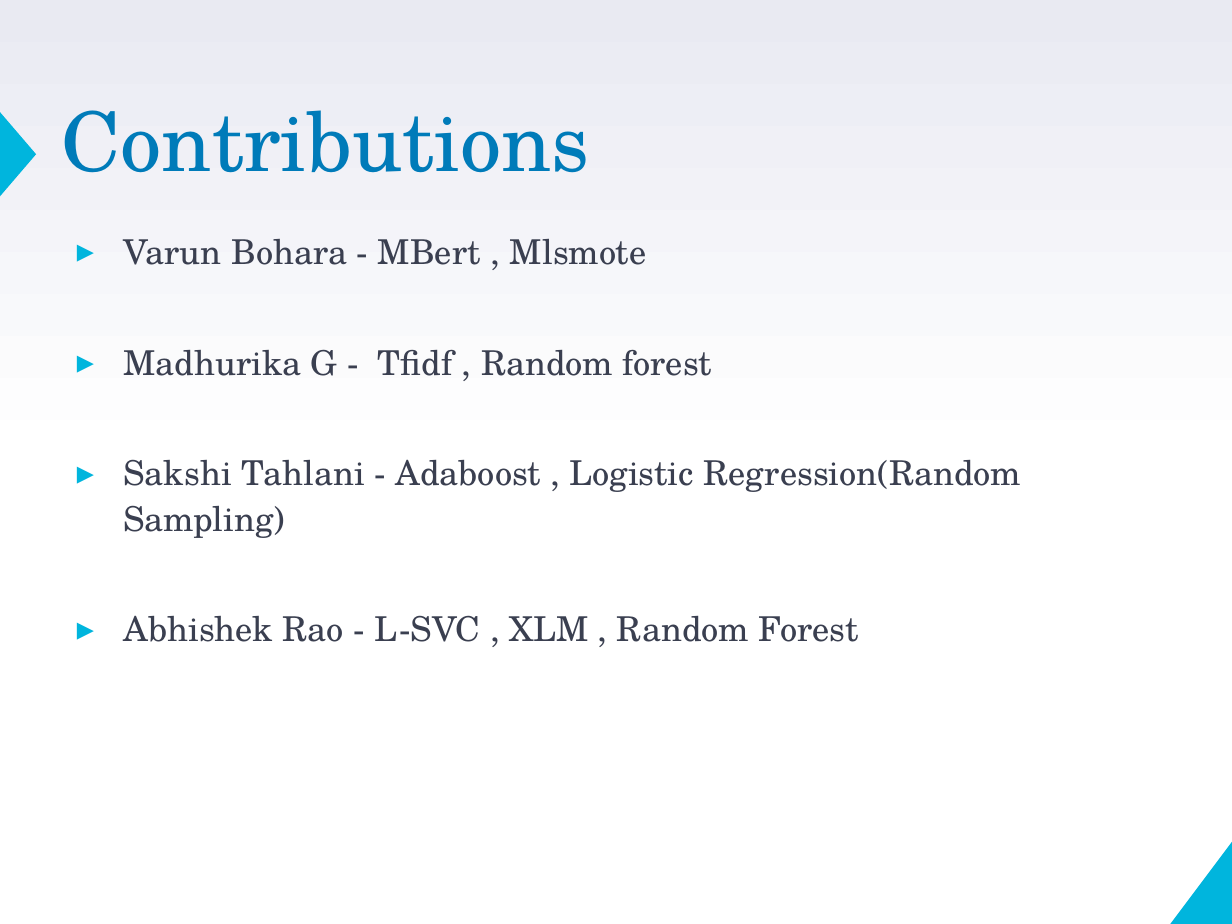
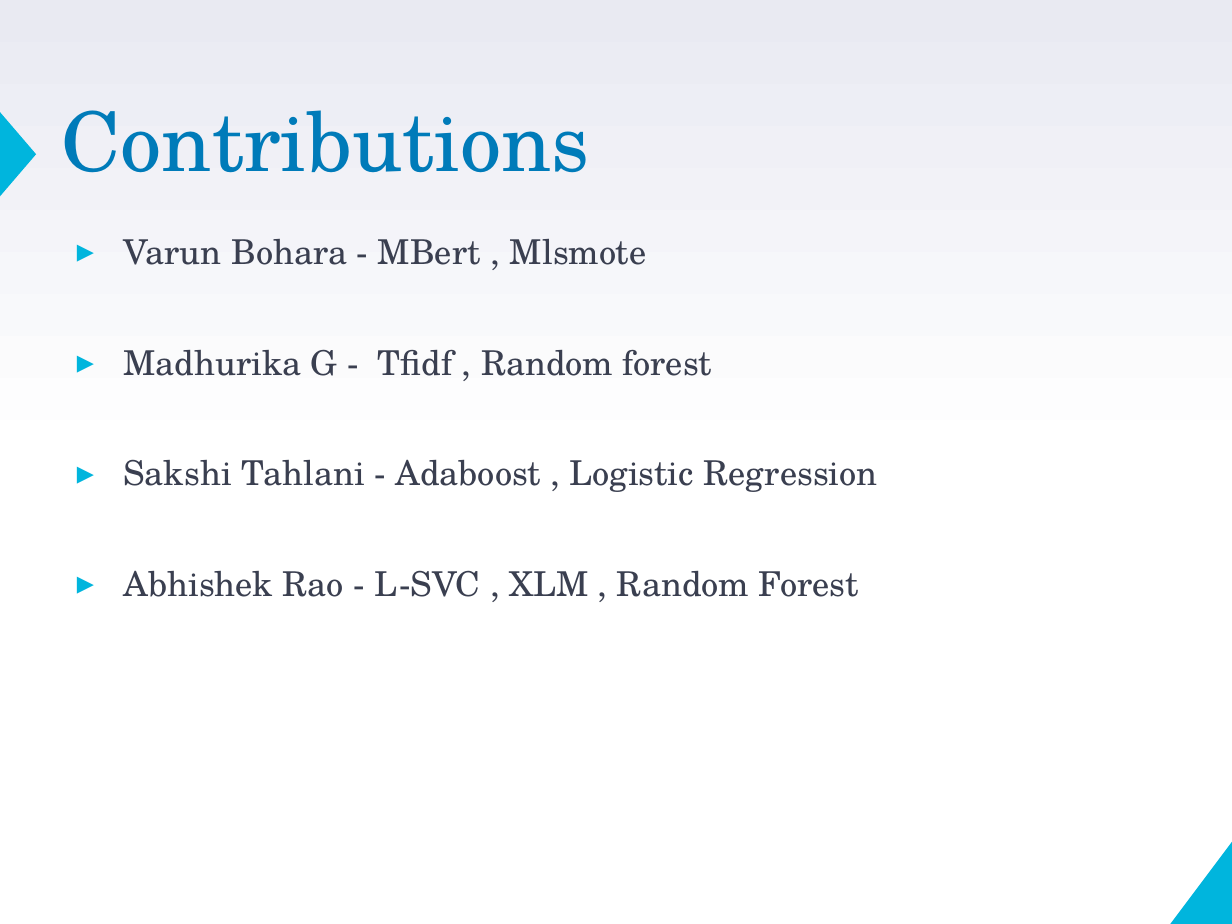
Before and after one commit to VarunBohara/Mini-Project-Documents, a slide deck: slide 2 of Review4_ppt.pptm. Drawn at 1232x924 pixels with LibreOffice and Linux fonts; fonts in the diff are those of the drawing. Boxes give left, top, right and bottom in pixels: in the first picture for what was removed or moved away, otherwise in the second. Text is boxed around its words. In the diff, an @@ line names an element or a change of style, - is before the commit and + after.

```diff
--- a/Review4_ppt.pptm
+++ b/Review4_ppt.pptm
@@ text at (x1=123, y1=459, x2=878, y2=492): text changed @@
-▸ Sakshi Tahlani - Adaboost , Logistic Regression(Random Sampling)
+▸ Sakshi Tahlani - Adaboost , Logistic Regression
```
Also in this commit, not shown: 3 other slides changed.
